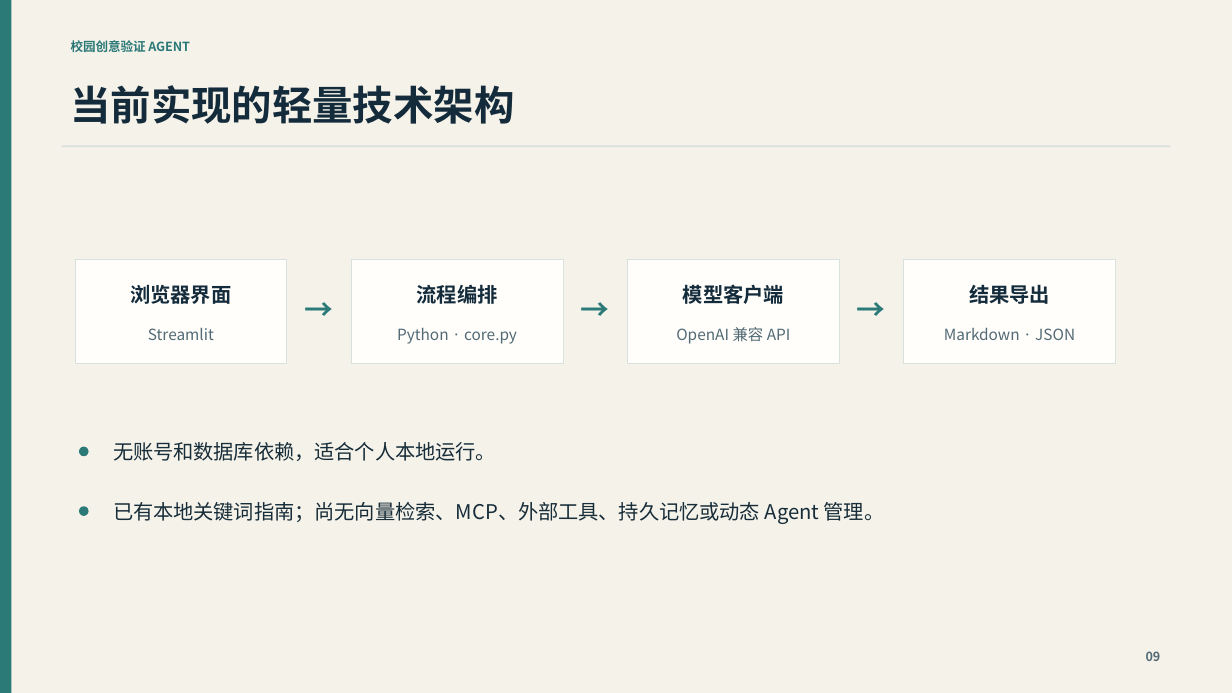
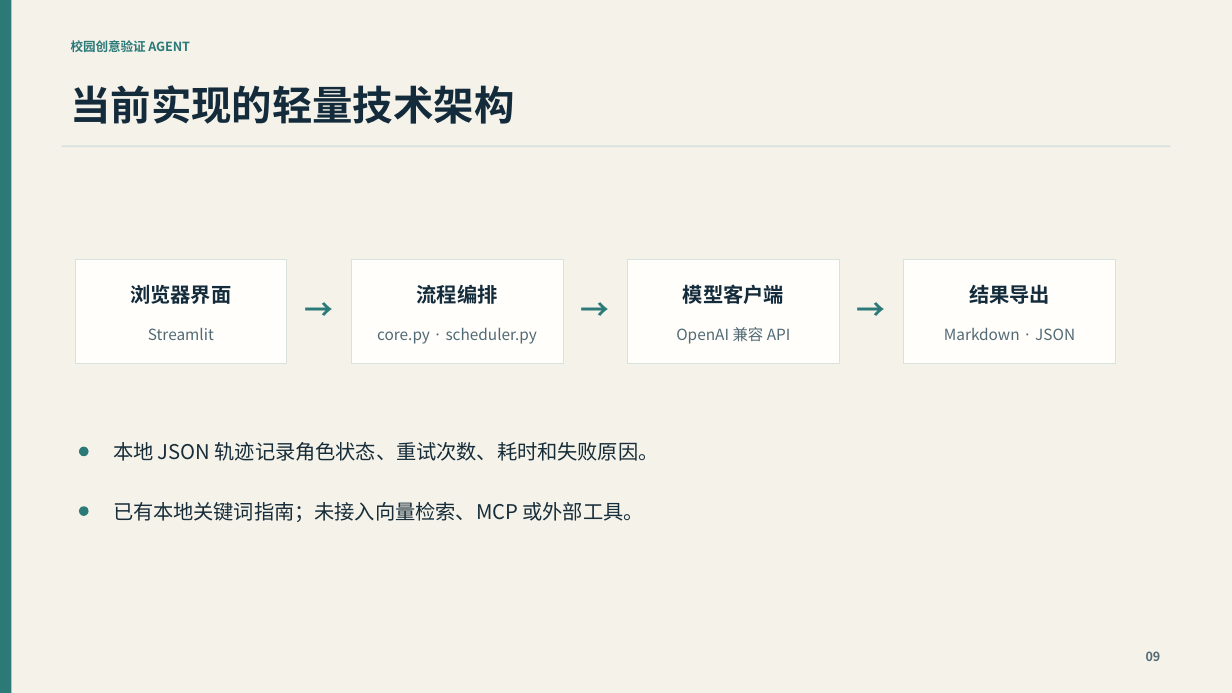
Before and after one commit to kanghaoyue11/campus-idea-agent, a slide deck: slide 9 of 校园创意验证Agent_演示稿.pptx. Drawn at 1232x693 pixels with LibreOffice and Linux fonts; fonts in the diff are those of the drawing. Boxes give left, top, right and bottom in pixels: in the first picture for what was removed or moved away, otherwise in the second. Text is boxed around its words. In the diff, an @@ line names an element or a change of style, - is before the commit and + after.

Commit message:
Finalize Agent orchestration project materials

```diff
--- a/校园创意验证Agent_演示稿.pptx
+++ b/校园创意验证Agent_演示稿.pptx
@@ text at [377,327,537,344]: text changed @@
-Python · core.py
+core.py · scheduler.py
@@ text at [113,442,659,461]: text changed @@
-无账号和数据库依赖，适合个人本地运行。
+本地 JSON 轨迹记录角色状态、重试次数、耗时和失败原因。
@@ text at [113,502,644,522]: text changed @@
-已有本地关键词指南；尚无向量检索、MCP、外部工具、持久记忆或动态 Agent 管理。
+已有本地关键词指南；未接入向量检索、MCP 或外部工具。
```
Also in this commit, not shown: 8 other slides changed, 9 other files.
